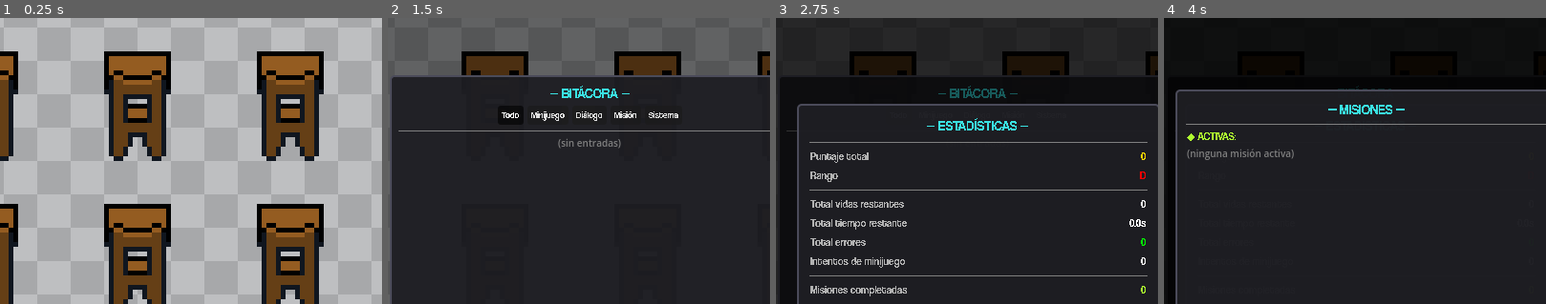
Above: before the commit, frames 1-4 (left to right).
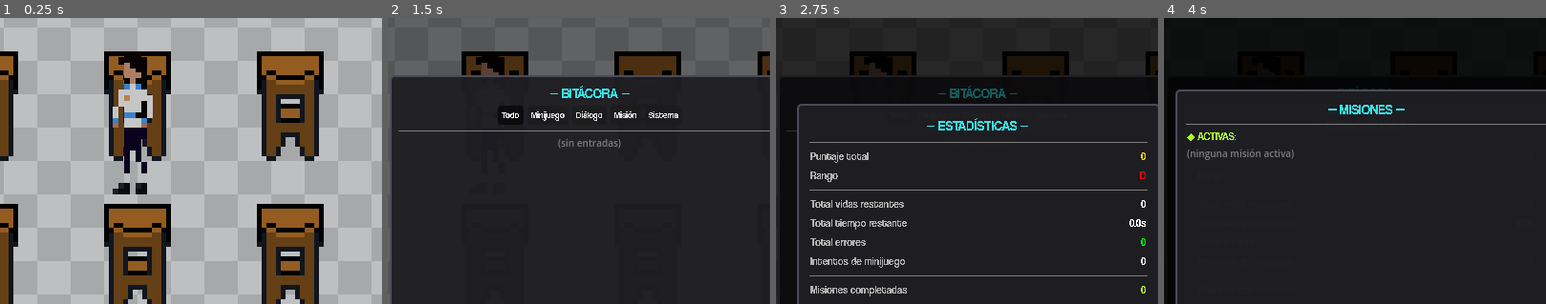
Above: after the commit, the same moments.

Repository: WilliamOramas/Juego-de-godot
Game: Godot game, scene res://src/levels/classroom_1.tscn
Same seed, same stepped clock (60 frames per second), same inputs: the game is played once before the commit and once after it. This scene is started directly instead of the project's main scene. Sound files missing from this copy of the repository are replaced by a short silence.
Inputs (mouse positions are % of the whole screen's width and height, from its top left):
- Up to frame 1 (0.25 s): no input
- Up to frame 2 (1.5 s): tap Enter (ui_accept) at 0.5, 0.77 s; move the mouse to (72, 45) at 0.52 s; hold D (ui_right) 0.53-1.28 s; hold Q (Phone) 0.53-1.28 s; move the mouse to (30, 55) at 1.27 s; hold S (ui_down) from 1.28 s (still down); tap J (open_journal) at 1.35 s
- Up to frame 3 (2.75 s): tap Enter (ui_accept) at 1.52 s; move the mouse to (60, 28) at 2.02 s; release S (ui_down) at 2.03 s; hold D (ui_right) from 2.03 s (still down); hold K (open_stats) from 2.03 s (still down)
- Up to frame 4 (4 s): move the mouse to (45, 70) at 2.77 s; release D (ui_right) at 2.78 s; release K (open_stats) at 2.78 s; hold W (ui_up) 2.78-3.5 s; tap M (quest_log) at 2.85 s; tap Enter (ui_accept) at 3.02 s; click "Todo" at 3.5 s
The pictures show only the part of the screen within x 24-74%, y 0-50%; the shares and areas given below are measured in that part.

The runs differ from the first frame. In frame 1, 2.5% of the frame differs, in the area x 29-40%, y 13-62%; in frame 2, 0.4%; in frame 3, 0.3%; in frame 4, less than 0.1%.

Commit message:
feat: add Elisabeth NPC to classroom_1 level with unique dialogue and sprite

Diff:
--- a/src/levels/classroom_1.tscn
+++ b/src/levels/classroom_1.tscn
@@ -9,6 +9,7 @@
 [ext_resource type="Script" uid="uid://dtl581vlfbxui" path="res://src/levels/level_limits.gd" id="7_limits"]
 [ext_resource type="PackedScene" path="res://src/entities/npc/professor_npc.tscn" id="8_prof"]
 [ext_resource type="Texture2D" uid="uid://cm3pj731lfemk" path="res://src/assets/sprites/np2.png" id="9_npc_sprite"]
+[ext_resource type="Texture2D" uid="uid://bfc6brifr5ko7" path="res://src/assets/sprites/np5.png" id="10_npc_sprite_f"]
 
 [sub_resource type="RectangleShape2D" id="RectangleShape2D_wall_left"]
 size = Vector2(13, 500)
@@ -264,6 +265,14 @@
 dialog_lines_repeat = Array[String](["No me hables, estoy concentrado."])
 routine_type = "Estático"
 
+[node name="Elisabeth" parent="." unique_id=883746521 instance=ExtResource("5_npc")]
+position = Vector2(234, 260)
+sprite_texture = ExtResource("10_npc_sprite_f")
+npc_name = "Elisabeth"
+dialog_lines = Array[String](["Hola, ¿tú también estás en esta clase?", "El profesor Méndez está especialmente severo hoy, mejor no llamar la atención.", "Suerte con la trivia si te animas a participar."])
+dialog_lines_repeat = Array[String](["¿Sigues por aquí? El profesor ya está mirando feo...", "Cuidado con Enrique, se lo toma muy personal."])
+routine_type = "Estático"
+
 [node name="CanvasLayer" type="CanvasLayer" parent="." unique_id=552553235]
 
 [node name="PauseMenu" parent="CanvasLayer" unique_id=775240381 instance=ExtResource("4_pause")]
